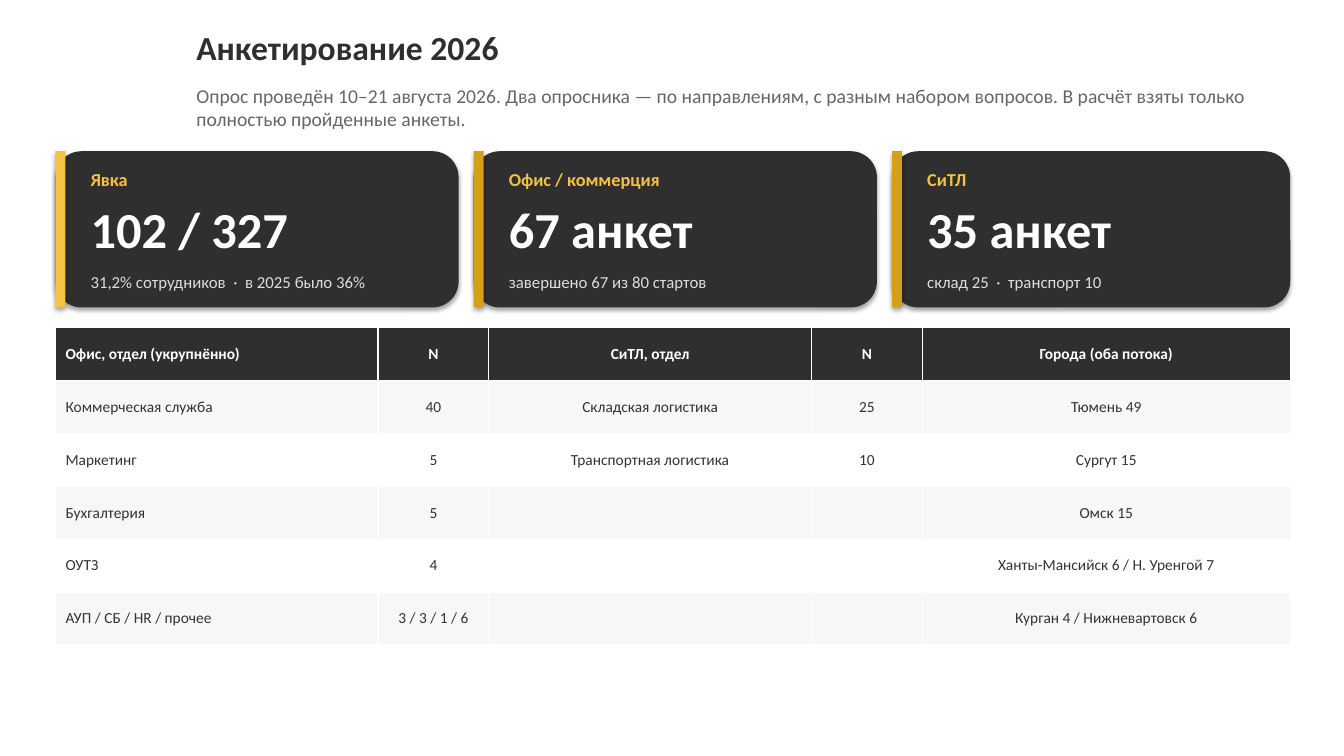
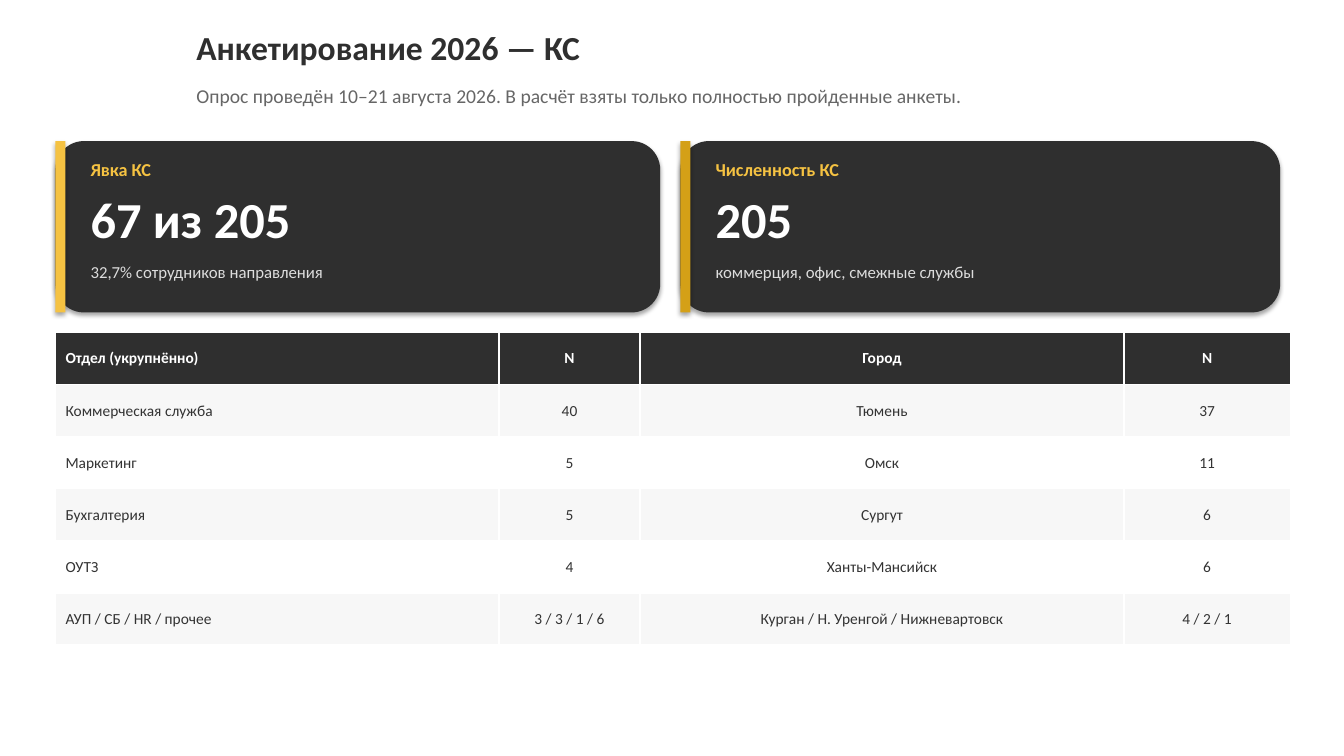
Before and after one commit to mclounge8-prog/imperialmc, a slide deck: slide 2 of reports/Otsenka_Vovlechennosti_2026_god.pptx. Drawn at 1344x756 pixels with LibreOffice and Linux fonts; fonts in the diff are those of the drawing; background and template pictures are left out. Boxes give left, top, right and bottom in pixels: in the first picture for what was removed or moved away, otherwise in the second. Text is boxed around its words. In the diff, an @@ line names an element or a change of style, - is before the commit and + after.

```diff
--- a/reports/Otsenka_Vovlechennosti_2026_god.pptx
+++ b/reports/Otsenka_Vovlechennosti_2026_god.pptx
@@ text at <box>196,37,580,66</box>: text changed @@
-Анкетирование 2026
+Анкетирование 2026 — КС
@@ text at <box>196,90,961,106</box>: text changed @@
-Опрос проведён 10–21 августа 2026. Два опросника — по направлениям, с разным набором вопросов. В расчёт взяты только полностью пройденные анкеты.
+Опрос проведён 10–21 августа 2026. В расчёт взяты только полностью пройденные анкеты.
@@ rectangle: place and size @@
-rectangle at <box>55,151,66,308</box>
+rectangle at <box>55,141,66,313</box>
@@ rounded rectangle: place and size @@
-rounded rectangle at <box>55,151,459,308</box>
+rounded rectangle at <box>55,141,660,313</box>
@@ rectangle: place and size @@
-rectangle at <box>474,151,484,308</box>
+rectangle at <box>681,141,691,313</box>
@@ rounded rectangle: place and size @@
-rounded rectangle at <box>474,151,877,308</box>
+rounded rectangle at <box>681,141,1280,313</box>
@@ text at <box>91,164,151,176</box>: text changed @@
-Явка
+Явка КС
@@ text removed at <box>509,173,660,189</box> @@
-Офис / коммерция
@@ text added at <box>716,164,839,176</box>, 13 pt, text #F5C242, bold @@
+Численность КС
@@ rounded rectangle removed at <box>892,151,1291,308</box> @@
@@ rectangle removed at <box>892,151,902,308</box> @@
@@ text removed at <box>927,174,966,186</box> @@
-СиТЛ
@@ text at <box>91,203,291,239</box>: text changed @@
-102 / 327
+67 из 205
@@ text added at <box>716,205,793,239</box>, 36 pt, text #FFFFFF, bold @@
+205
@@ text removed at <box>509,213,692,249</box> @@
-67 анкет
@@ text removed at <box>927,215,1111,249</box> @@
-35 анкет
@@ text at <box>91,266,323,281</box>: text changed @@
-31,2% сотрудников · в 2025 было 36%
+32,7% сотрудников направления
@@ text added at <box>716,266,975,281</box>, 12 pt, text #DDDDDD @@
+коммерция, офис, смежные службы
@@ text removed at <box>509,276,707,291</box> @@
-завершено 67 из 80 стартов
@@ text removed at <box>927,277,1101,291</box> @@
-склад 25 · транспорт 10
@@ table at <box>55,333,1291,645</box> @@
-column 1, row 1: Офис, отдел (укрупнённо)
+column 1, row 1: Отдел (укрупнённо)
-column 3: СиТЛ, отдел | Складская логистика | Транспортная логистика |  |  | 
-column 4: N | 25 | 10 |  |  | 
-column 5: Города (оба потока) | Тюмень 49 | Сургут 15 | Омск 15 | Ханты-Мансийск 6 / Н. Уренгой 7 | Курган 4 / Нижневартовск 6
+column 3: Город | Тюмень | Омск | Сургут | Ханты-Мансийск | Курган / Н. Уренгой / Нижневартовск
+column 4: N | 37 | 11 | 6 | 6 | 4 / 2 / 1
@@ table: place and size @@
-table at <box>55,328,1291,645</box>
+table at <box>55,333,1291,645</box>
```
Also in this commit, not shown: 6 other slides changed, 1 slide added, 1 other file.
